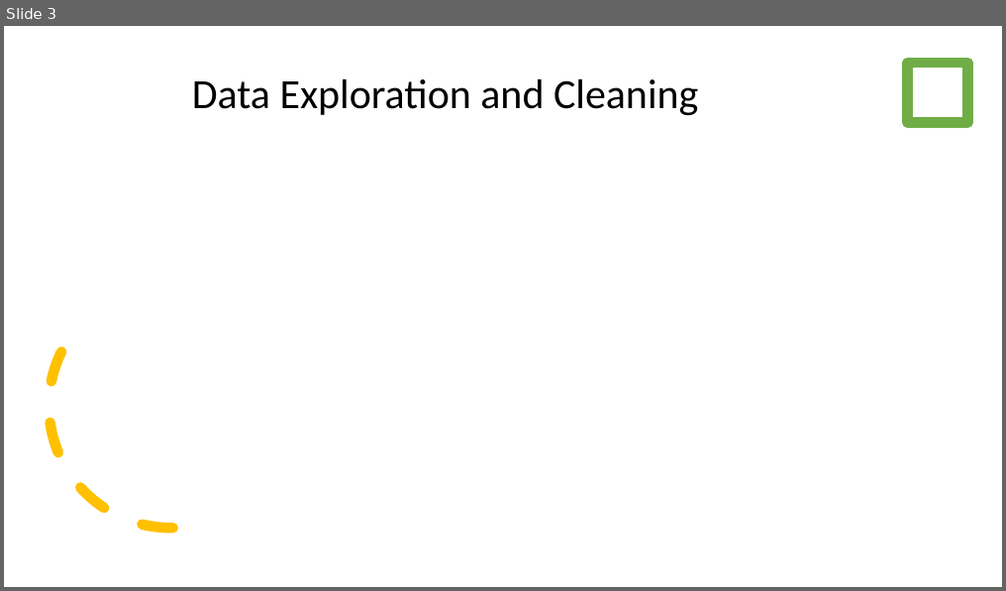
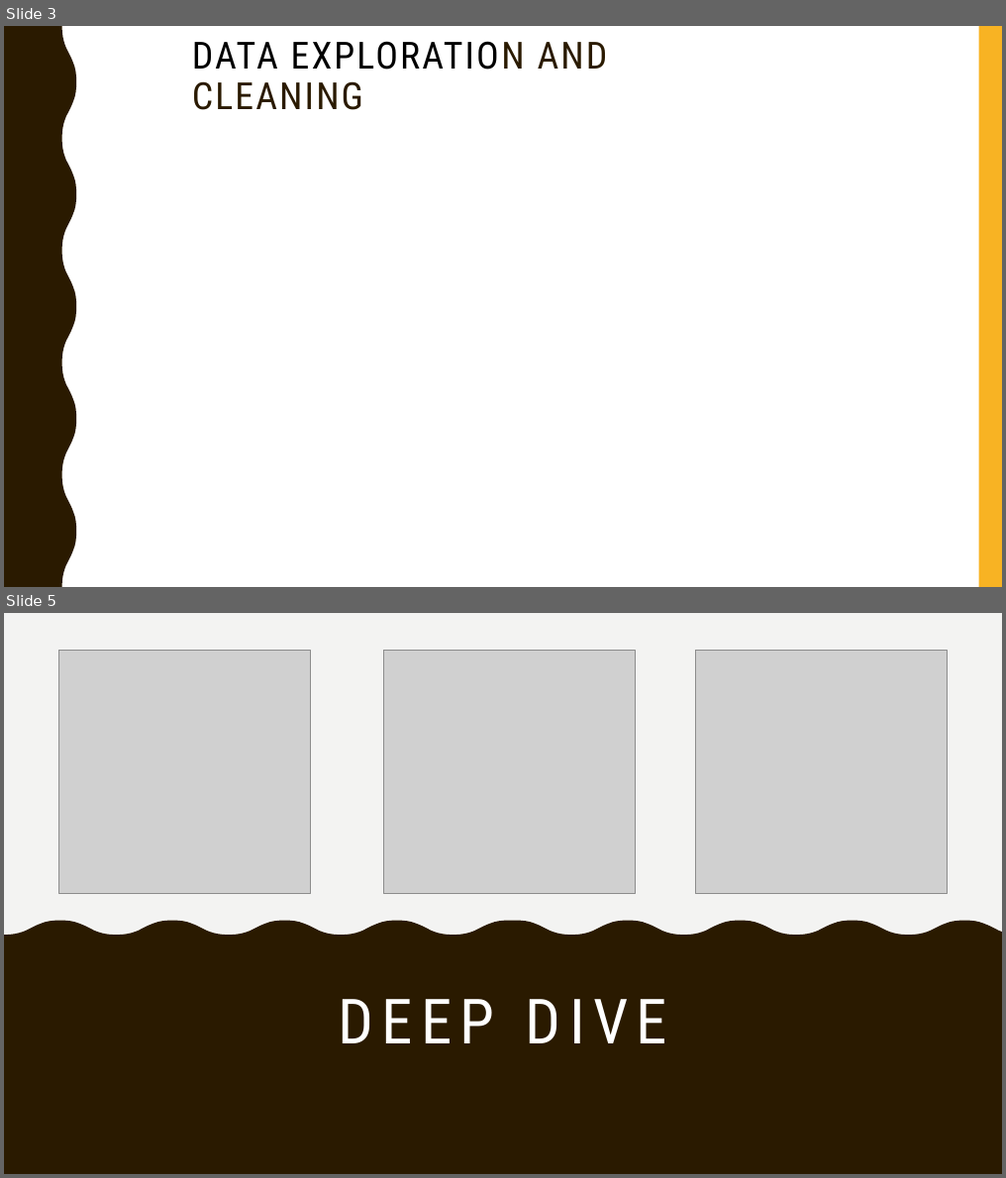
Before and after one commit to SyedFarman/Chicago_Traffic_Crashes, a slide deck: Slides.pptx. Shown one above the other, each under a label of ours: slide 3 before the commit, slides 3 and 5 after it; the slides between them are not shown. The pictures are 1006x591 and 1006x1178 pixels, drawn with LibreOffice and Linux fonts; fonts in the diff are those of the drawing; grey boxes stand for pictures. Boxes give left, top, right and bottom in pixels: in the first picture for what was removed or moved away, otherwise in the second. Text is boxed around its words. In the diff, an @@ line names an element or a change of style, - is before the commit and + after.

```diff
--- a/Slides.pptx
+++ b/Slides.pptx
@@ slide 5 added at (4,613,1002,1174), background #F8B323; not listed: 2 template elements that a slide beside it also shows @@
@@ rectangle added at (4,613,27,1174), fill #2A1A00 @@
@@ rectangle added at (4,613,1002,964), fill #F3F3F2 @@
@@ picture added at (59,651,310,894) @@
@@ freeform shape added at (295,664,724,1093), fill #F3F3F2 @@
@@ picture added at (384,651,635,894) @@
@@ picture added at (696,651,946,894) @@
@@ freeform shape added at (4,921,1002,1174), fill #2A1A00 @@
@@ title added at (338,999,667,1044), 60 pt, text #FFFFFF @@
+DEEP DIVE
@@ slide 3 changed as well @@
@@ freeform shape added at (4,26,76,587), fill #2A1A00 @@
@@ title at (192,41,608,110): text changed; size 40 to 36 pt; font Calibri to Roboto Condensed @@
-Data Exploration and Cleaning
+DATA EXPLORATION AND CLEANING
@@ rectangle added at (979,26,1002,587), fill #F8B323 @@
@@ rectangle removed at (908,63,967,123) @@
@@ arc (boxed as its full ellipse) removed at (43,277,300,535) @@
```
Also in this commit, not shown: 4 other slides changed, 1 other slide added, 1 slide removed, 2 other files.
